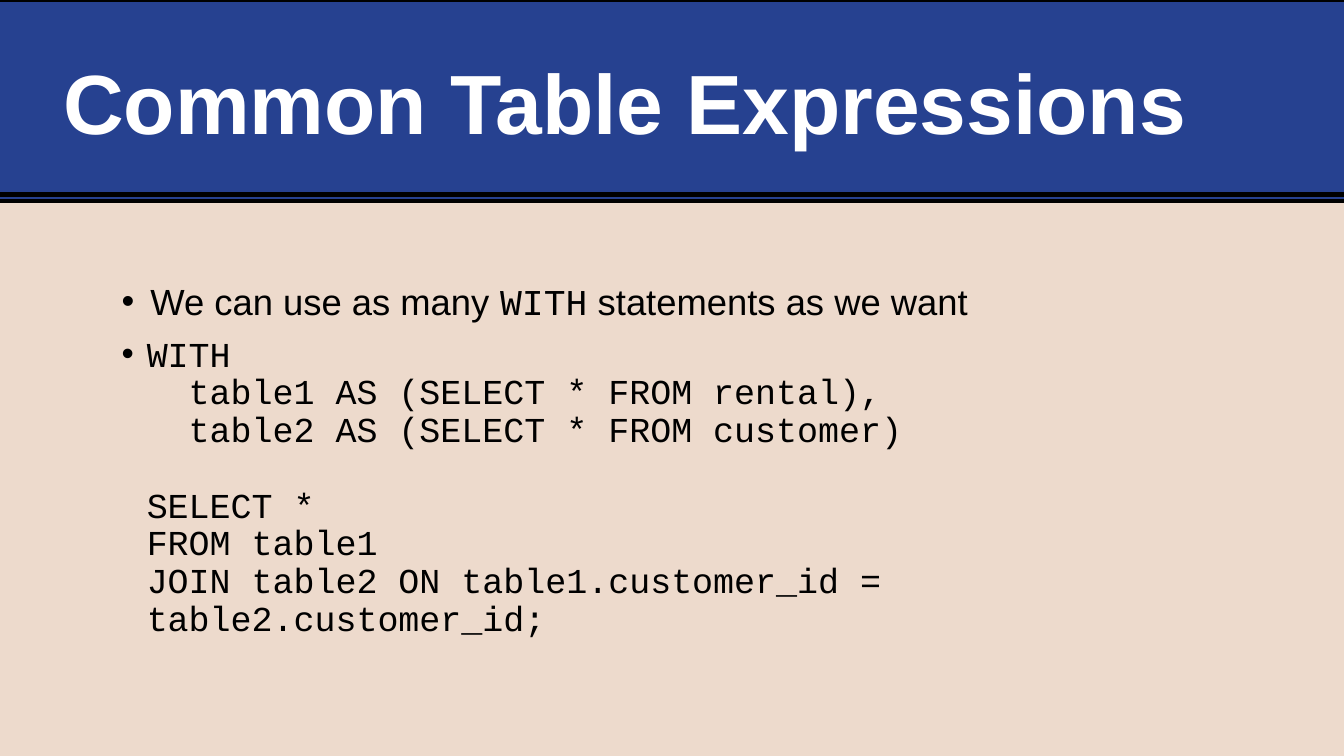
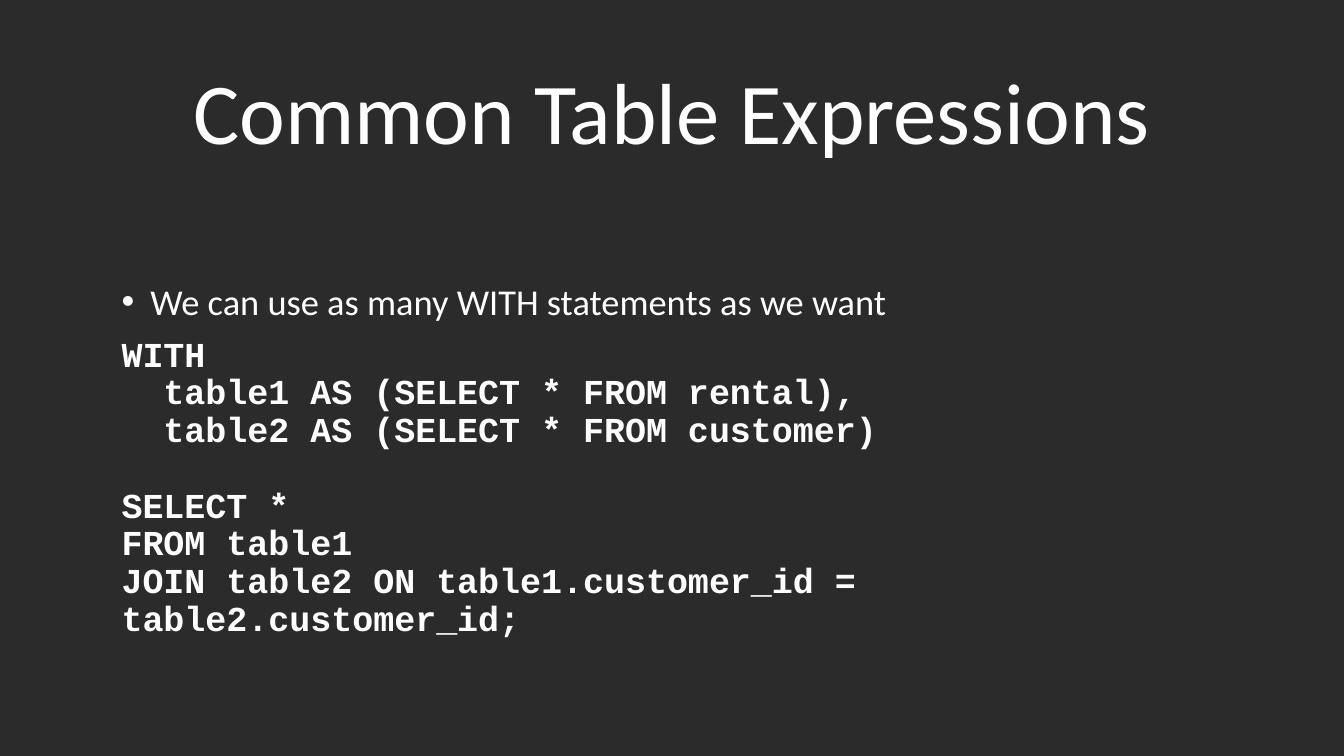
Before and after one commit to life-efficient/Data-Engineering, a slide deck: slide 13 of 2. SQL/5. Subqueries/5. SQL Subqueries.pptx (slide 12 before the commit). Drawn at 1344x756 pixels with LibreOffice and Linux fonts; fonts in the diff are those of the drawing; background and template pictures are left out; a plain dark background stands for a picture behind light text. Boxes give left, top, right and bottom in pixels: in the first picture for what was removed or moved away, otherwise in the second. Text is boxed around its words. In the diff, an @@ line names an element or a change of style, - is before the commit and + after.

```diff
--- a/2. SQL/5. Subqueries/5. SQL Subqueries.pptx
+++ b/2. SQL/5. Subqueries/5. SQL Subqueries.pptx
@@ background #EDDACC to picture (left out) @@
@@ rectangle removed at (0,0,1344,201) @@
@@ title "Common Table Expressions" at (194,84,1149,158): size 60 to 61.9 pt, font Arial to Calibri, bold off; alignment left to centre; vertical alignment middle to bottom @@
@@ line removed from (0, 195) to (1344, 195) @@
@@ text "We can use as many ..." at (122,291,886,638): font Arial to Calibri in "We can use as many statements as ..."; font Courier New to Calibri in "WITH"; text colour #000000 to #FFFFFF; bold on in "WITH table1 AS (SELECT * FROM rental), ..."; bullet • to none @@
```
Also in this commit, not shown: 10 other slides changed, 3 slides added, 2 slides removed, 9 other files.
